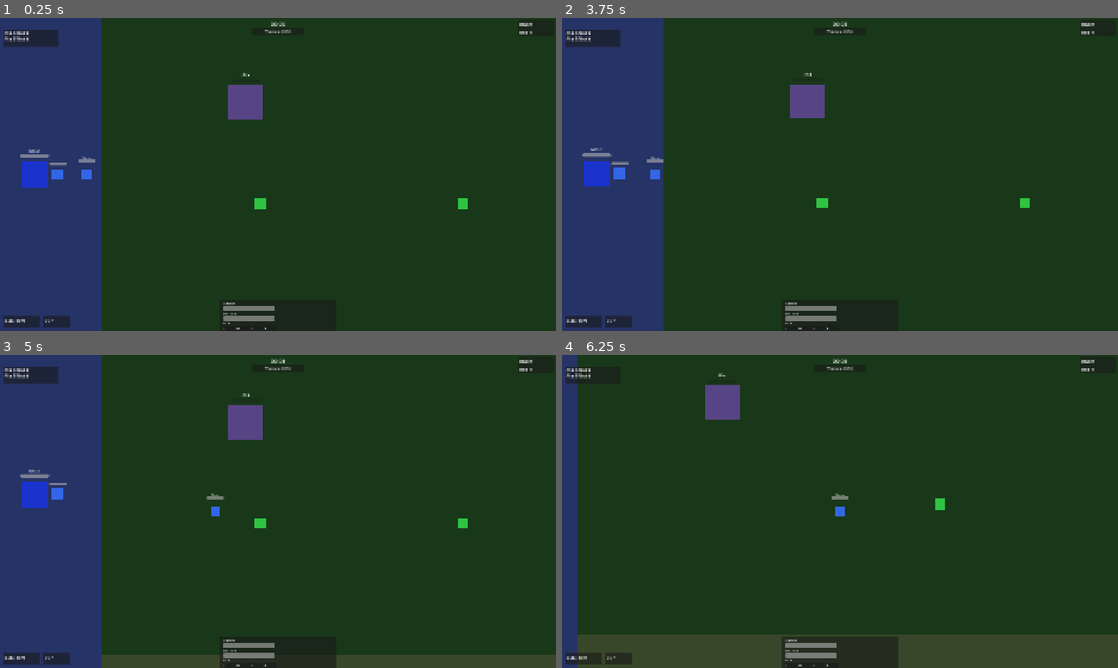
Above: before the commit, frames 1-4 (two rows, left to right).
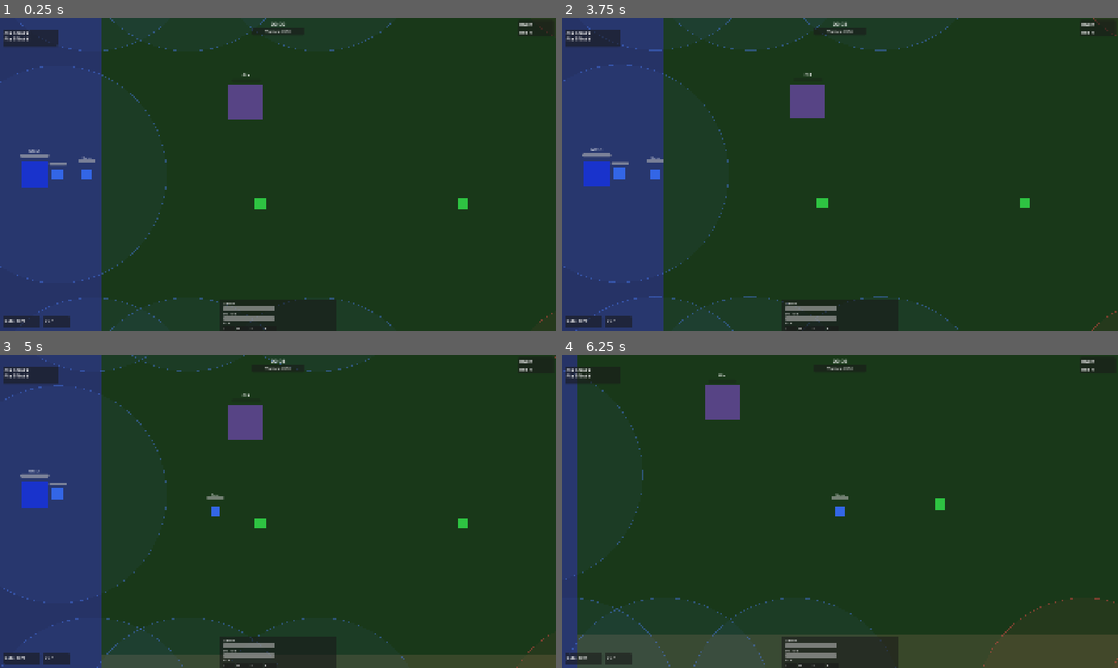
Above: after the commit, the same moments.

Repository: themagicmartin/TwistedTreeline
Game: Godot game, scene res://scenes/Main.tscn
The game is run twice, just before and just after one commit, with the same random seed, the same clock (stepped at 60 frames per second) and the same inputs.
Inputs (mouse positions are in pixels of both pictures, inside the frame that each line leads up to):
- Up to frame 1 (0.25 s): no input
- Up to frame 2 (3.75 s): tap Enter (ui_accept) at 0.5, 0.77, 1.25, 1.52, 2, 2.75, 3.02, 3.5 s; move the mouse to (962, 158) at 0.52 s; tap E (ability_e) at 0.6 s; click (962, 158) at 0.67 s; move the mouse to (728, 190) at 1.27 s; tap Q (ability_q) at 1.35 s; click (728, 190) at 1.42 s; move the mouse to (895, 105) at 2.02 s; tap R (ability_r) at 2.1 s; click (895, 105) at 2.17 s; move the mouse to (812, 237) at 2.77 s; tap W (ability_w) at 2.85 s; click (812, 237) at 2.92 s; move the mouse to (1006, 221) at 3.52 s; hold A (attack_move) from 3.53 s (still down); click (1006, 221) at 3.67 s
- Up to frame 3 (5 s): tap Enter (ui_accept) at 3.77, 4.52 s; move the mouse to (111, 464) at 4.27 s; release A (attack_move) at 4.28 s; tap E (ability_e) at 4.35 s; click (111, 464) at 4.42 s
- Up to frame 4 (6.25 s): move the mouse to (867, 511) at 5.02 s; tap Q (ability_q) at 5.1 s; click (867, 511) at 5.17 s; move the mouse to (756, 433) at 5.77 s; tap R (ability_r) at 5.85 s; click (756, 433) at 5.92 s; tap Enter (ui_accept) at 6.02 s

The runs differ from the first frame. In frame 1, 0.4% of the frame differs, in the area x 0-100%, y 0-100%; in frame 2, 0.4%; in frame 3, 0.3%; in frame 4, 0.3%.

Commit message:
Projectile-delayed damage, range indicators, caster bolts, health bar sync
Tower:
- Attack range halved: 750 → 375 px for all tower types
- Damage now applied ON projectile arrival, not instantly — Tower._fire() no
  longer calls CombatSystem.deal_damage(); the projectile does it in _on_arrive()
- Range indicator added in _ready(): blue ring for blue towers, red for red
  (uses new RangeIndicator node with draw_arc + faint fill)

TowerProjectile (now generic):
- Carries _source, _damage, _damage_type payload set via setup()
- _on_arrive() checks target still valid + not dead before dealing damage
- setup() accepts speed / color / dot_size so towers and minions look different

Minion:
- Ranged minions (attack_range > 150 — caster, cannon) now fire a
  TowerProjectile (cyan, 500 px/s) instead of dealing instant damage
- Melee minions still deal instant damage

RangeIndicator (new):
- scripts/ui/RangeIndicator.gd — Node2D with _draw() that renders a
  semi-transparent filled disc + coloured ring outline at a given radius
- z_index -1 so it renders behind units

ChampionBase:
- In-world HealthBar (ProgressBar above the sprite) now connects to the
  health_changed signal in _ready() — updates in sync with the HUD bar
- _respawn() now emits health_changed + mana_changed so both bars fill on res

Co-Authored-By: Claude Sonnet 4.6 <noreply@anthropic.com>

Diff:
--- a/scripts/champion/ChampionBase.gd
+++ b/scripts/champion/ChampionBase.gd
@@ -109,6 +109,15 @@
 	nav_agent.path_desired_distance = 4.0
 	nav_agent.target_desired_distance = 4.0
 
+	# Keep the in-world HealthBar (above the sprite) in sync with the HUD bar.
+	# Both listen to the same health_changed signal so they always match.
+	var world_hbar := get_node_or_null("HealthBar")
+	if world_hbar:
+		health_changed.connect(
+			func(cur: float, mx: float) -> void:
+				world_hbar.value = clampf((cur / mx) * 100.0, 0.0, 100.0)
+		)
+
 	_setup_abilities()
 
 
@@ -366,6 +375,8 @@
 	current_hp = max_hp
 	current_mana = max_mana
 	visible = true
+	health_changed.emit(current_hp, max_hp)
+	mana_changed.emit(current_mana, max_mana)
 	# Teleport to fountain
 	var fountain_group := "fountain_team_" + str(team)
 	var fountains := get_tree().get_nodes_in_group(fountain_group)
--- /dev/null
+++ b/scripts/ui/RangeIndicator.gd
@@ -0,0 +1,21 @@
+extends Node2D
+# RangeIndicator — draws a semi-transparent ring at a given radius.
+# Add as a child of any unit that needs a visible attack-range circle.
+
+class_name RangeIndicator
+
+var radius: float = 375.0
+var ring_color: Color = Color(0.85, 0.75, 0.2, 0.45)  # gold ring
+
+
+func _ready() -> void:
+	z_index = -1          # render behind units, above map background
+	queue_redraw()
+
+
+func _draw() -> void:
+	# Very faint filled disc
+	draw_circle(Vector2.ZERO, radius,
+		Color(ring_color.r, ring_color.g, ring_color.b, 0.05))
+	# Visible ring outline
+	draw_arc(Vector2.ZERO, radius, 0.0, TAU, 80, ring_color, 1.5)
--- a/scripts/units/Minion.gd
+++ b/scripts/units/Minion.gd
@@ -162,8 +162,26 @@
 
 func _attack() -> void:
 	_attack_cooldown = 1.0 / attack_speed
-	if _attack_target and is_instance_valid(_attack_target):
+	if not (_attack_target and is_instance_valid(_attack_target)):
+		return
+	if attack_range > 150.0:
+		# Ranged (caster / cannon) — fire a projectile; damage on arrival
+		_fire_projectile()
+	else:
+		# Melee — instant damage
 		CombatSystem.deal_damage(self, _attack_target, attack_damage, CombatSystem.DamageType.PHYSICAL)
+
+
+func _fire_projectile() -> void:
+	var proj := TowerProjectile.new()
+	get_parent().add_child(proj)
+	proj.setup(
+		global_position, _attack_target, self, attack_damage,
+		CombatSystem.DamageType.PHYSICAL,
+		500.0,                        # speed — slower than tower shots
+		Color(0.3, 0.9, 1.0),         # cyan bolt for caster minions
+		7.0                           # slightly smaller dot
+	)
 
 
 # Search only for living units (minions/champions) — NOT buildings.
--- a/scripts/units/Tower.gd
+++ b/scripts/units/Tower.gd
@@ -1,6 +1,7 @@
 extends StaticBody2D
 # Tower — turret that attacks nearest enemy champion first, then minions.
 # Deals true damage on the first shot against a champion (turret aggro).
+# Damage is applied when the projectile arrives, not instantly.
 
 class_name Tower
 
@@ -10,19 +11,18 @@
 @export var tower_type: String = "outer"  # outer, inner, inhibitor, nexus
 @export var lane: String = "top"
 
-# Stats scale by tower type
 const TOWER_STATS := {
-	"outer":     {"hp": 1800.0, "dmg": 175.0, "range": 750.0, "as": 1.0},
-	"inner":     {"hp": 2000.0, "dmg": 200.0, "range": 750.0, "as": 1.0},
-	"inhibitor": {"hp": 2250.0, "dmg": 230.0, "range": 750.0, "as": 1.0},
-	"nexus":     {"hp": 2500.0, "dmg": 250.0, "range": 750.0, "as": 0.83},
+	"outer":     {"hp": 1800.0, "dmg": 175.0, "range": 375.0, "as": 1.0},
+	"inner":     {"hp": 2000.0, "dmg": 200.0, "range": 375.0, "as": 1.0},
+	"inhibitor": {"hp": 2250.0, "dmg": 230.0, "range": 375.0, "as": 1.0},
+	"nexus":     {"hp": 2500.0, "dmg": 250.0, "range": 375.0, "as": 0.83},
 }
 
 var max_hp:       float = 1800.0
 var current_hp:   float = 1800.0
 var attack_damage: float = 175.0
-var attack_range:  float = 750.0
-var attack_speed:  float = 1.0   # attacks/sec
+var attack_range:  float = 375.0
+var attack_speed:  float = 1.0
 var armor:         float = 100.0
 var magic_resist:  float = 100.0
 
@@ -50,6 +50,17 @@
 	attack_range  = stats["range"]
 	attack_speed  = stats["as"]
 
+	_add_range_indicator()
+
+
+func _add_range_indicator() -> void:
+	var ri := RangeIndicator.new()
+	ri.radius     = attack_range
+	# Blue towers: blue-tinted ring; red towers: red-tinted ring
+	ri.ring_color = Color(0.3, 0.5, 1.0, 0.4) if team == GameManager.Team.BLUE \
+				 else Color(1.0, 0.3, 0.3, 0.4)
+	add_child(ri)
+
 
 func _process(delta: float) -> void:
 	if GameManager.state != GameManager.GameState.IN_GAME:
@@ -61,19 +72,17 @@
 
 
 func _find_target() -> void:
-	# Keep current target if still alive and in range
+	# Retain the current target if still alive and in range
 	if _attack_target and is_instance_valid(_attack_target):
 		var target_dead: bool = "is_dead" in _attack_target and _attack_target.is_dead
 		if not target_dead:
-			var dist := global_position.distance_to(_attack_target.global_position)
-			if dist <= attack_range + 50.0:
-				return  # retain current target
+			if global_position.distance_to(_attack_target.global_position) <= attack_range + 50.0:
+				return
 
-	# Pick a new target — champions > minions > other
 	var prev_target := _attack_target
 	_attack_target = null
 	var best_priority := -1
-	var best_dist := attack_range
+	var best_dist    := attack_range
 
 	for unit in get_tree().get_nodes_in_group("all_units"):
 		if not is_instance_valid(unit):
@@ -84,7 +93,7 @@
 			continue
 		if "is_dead" in unit and unit.is_dead:
 			continue
-		# Towers and nexus don't attack each other
+		# Towers and nexus don't shoot each other
 		if unit.is_in_group("towers"):
 			continue
 		if unit.is_in_group("nexus_team_1") or unit.is_in_group("nexus_team_2"):
@@ -95,17 +104,17 @@
 		var priority := _get_target_priority(unit)
 		if priority > best_priority or (priority == best_priority and dist < best_dist):
 			best_priority = priority
-			best_dist = dist
+			best_dist     = dist
 			_attack_target = unit
 
-	# Reset first-shot flag whenever we switch to a new champion target
+	# Reset first-shot flag when switching to a new champion
 	if _attack_target != prev_target:
 		if _attack_target != null and _attack_target.has_method("_setup_abilities"):
 			_first_shot_on_champion = true
 
 
 func _get_target_priority(unit: Node) -> int:
-	if unit.has_method("_setup_abilities"):  # is a champion
+	if unit.has_method("_setup_abilities"):  # champion
 		return 2
 	if "is_minion" in unit:
 		return 1
@@ -118,27 +127,30 @@
 		return
 	_attack_cooldown = 1.0 / attack_speed
 
+	# Determine damage type; first shot on a champion is true damage
 	var is_champ: bool = _attack_target.has_method("_setup_abilities")
+	var dtype: int     = CombatSystem.DamageType.PHYSICAL
 	if is_champ and _first_shot_on_champion:
 		_first_shot_on_champion = false
-		CombatSystem.deal_damage(self, _attack_target, attack_damage, CombatSystem.DamageType.TRUE_DAMAGE)
-	else:
-		CombatSystem.deal_damage(self, _attack_target, attack_damage, CombatSystem.DamageType.PHYSICAL)
+		dtype = CombatSystem.DamageType.TRUE_DAMAGE
 
-	# Spawn a visual projectile so the player can see the tower shooting
-	_spawn_projectile(_attack_target)
+	# Spawn a projectile — it deals the damage when it arrives
+	_spawn_projectile(_attack_target, attack_damage, dtype)
 
 
-func _spawn_projectile(target: Node) -> void:
+func _spawn_projectile(target: Node, damage: float, dtype: int) -> void:
 	var proj := TowerProjectile.new()
-	# Add to the map so the projectile is in world space
 	get_parent().add_child(proj)
-	proj.setup(global_position, target)
+	proj.setup(
+		global_position, target, self, damage, dtype,
+		700.0,                        # speed (px/s)
+		Color(1.0, 0.9, 0.15),        # yellow bolt
+		10.0                          # dot size
+	)
 
 
 func take_damage(amount: float, source: Node, _dtype: int) -> void:
 	current_hp -= amount
-	# Update health bar if present
 	var hbar := get_node_or_null("HealthBar")
 	if hbar:
 		hbar.value = (current_hp / max_hp) * 100.0
@@ -148,7 +160,6 @@
 
 func _destroy(killer: Node) -> void:
 	current_hp = 0.0
-	# Split gold reward across the killer's team
 	if killer and "team" in killer:
 		get_tree().call_group("champions_team_" + str(killer.team), "add_gold", gold_value / 3.0)
 
--- a/scripts/units/TowerProjectile.gd
+++ b/scripts/units/TowerProjectile.gd
@@ -1,40 +1,71 @@
 extends Node2D
-# TowerProjectile — visual-only shot fired by a tower.
-# Damage is applied instantly in Tower._fire(); this node just shows the bullet
-# travelling to its target so players can see what the tower is shooting at.
+# TowerProjectile — a visual bolt fired by a tower or a ranged minion.
+# Damage is intentionally NOT applied until the projectile arrives at the target,
+# matching League of Legends behaviour.
 
 class_name TowerProjectile
 
-const SPEED := 700.0  # pixels per second
+var _speed: float = 700.0
 
 var _target: Node = null
 var _target_pos: Vector2 = Vector2.ZERO
 
+# Combat payload (applied on arrival)
+var _source: Node = null
+var _damage: float = 0.0
+var _damage_type: int = CombatSystem.DamageType.PHYSICAL
 
-func _ready() -> void:
-	# Build a small glowing square as the bullet visual
+
+# Call immediately after add_child().
+# color / dot_size / speed let towers and minions look different.
+func setup(
+		from_pos: Vector2,
+		target: Node,
+		source: Node,
+		damage: float,
+		dtype: int,
+		speed: float = 700.0,
+		color: Color = Color(1.0, 0.9, 0.15),
+		dot_size: float = 10.0
+) -> void:
+	global_position = from_pos
+	_target     = target
+	_source     = source
+	_damage     = damage
+	_damage_type = dtype
+	_speed      = speed
+
+	if is_instance_valid(target):
+		_target_pos = target.global_position
+
+	# Build the visual (ColorRect so no texture asset required)
 	var dot := ColorRect.new()
-	dot.size = Vector2(10, 10)
-	dot.position = Vector2(-5, -5)
-	dot.color = Color(1.0, 0.9, 0.15, 1.0)  # bright yellow bolt
+	dot.size     = Vector2(dot_size, dot_size)
+	dot.position = Vector2(-dot_size * 0.5, -dot_size * 0.5)
+	dot.color    = color
 	add_child(dot)
 
 
-func setup(from_pos: Vector2, target: Node) -> void:
-	global_position = from_pos
-	_target = target
-	if is_instance_valid(target):
-		_target_pos = target.global_position
-
-
 func _process(delta: float) -> void:
-	# Track moving targets (champion or minion)
+	# Track a moving target
 	if _target and is_instance_valid(_target):
 		_target_pos = _target.global_position
 
 	var dist := global_position.distance_to(_target_pos)
-	var step := SPEED * delta
+	var step := _speed * delta
+
 	if dist <= step:
-		queue_free()
+		_on_arrive()
 		return
+
 	global_position += global_position.direction_to(_target_pos) * step
+
+
+func _on_arrive() -> void:
+	# Deal damage only if the target is still alive
+	if _source and is_instance_valid(_source) \
+	and _target and is_instance_valid(_target):
+		var already_dead: bool = "is_dead" in _target and _target.is_dead
+		if not already_dead:
+			CombatSystem.deal_damage(_source, _target, _damage, _damage_type)
+	queue_free()
